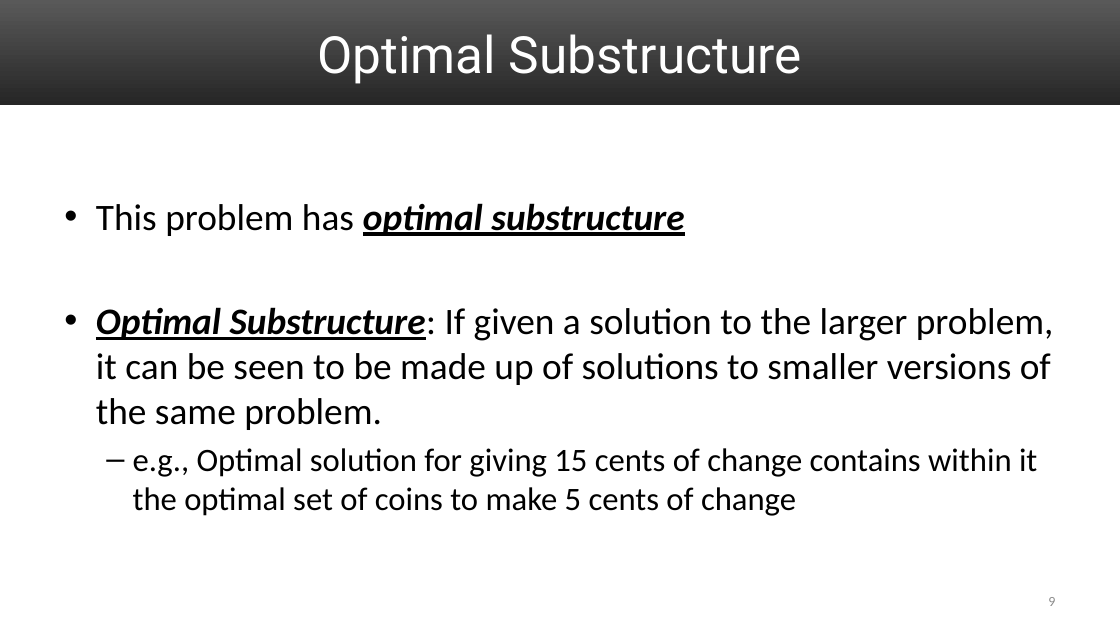
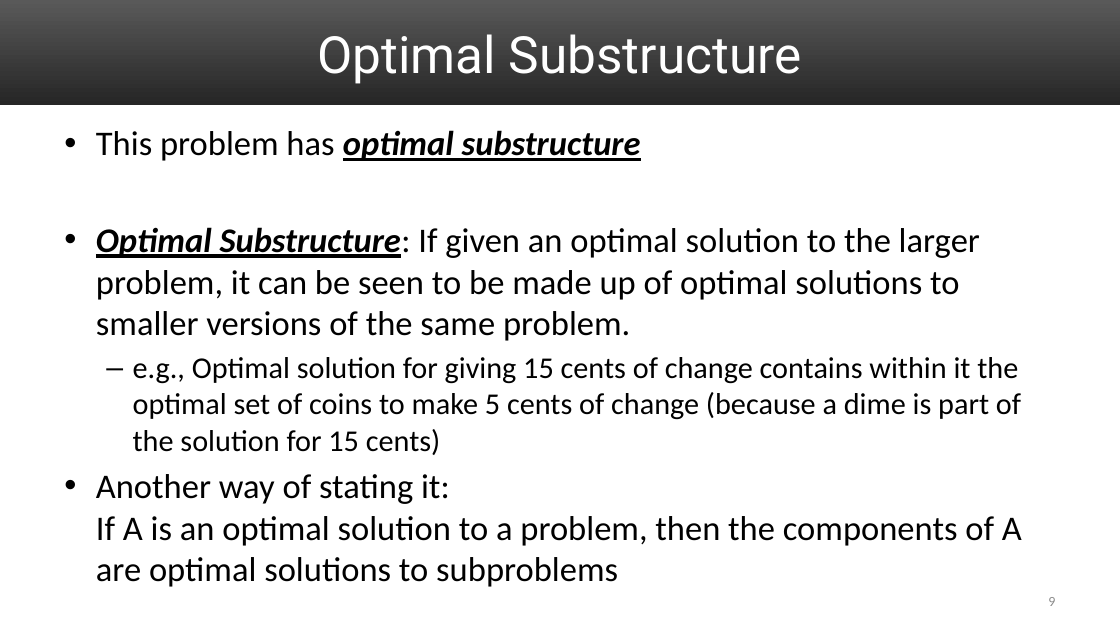
Before and after one commit to uva-cs/cs4102-f21, a slide deck: slide 9 of slides/GreedyAlgorithms_1.pptx. Drawn at 1120x630 pixels with LibreOffice and Linux fonts; fonts in the diff are those of the drawing. Boxes give left, top, right and bottom in pixels: in the first picture for what was removed or moved away, otherwise in the second. Text is boxed around its words. In the diff, an @@ line names an element or a change of style, - is before the commit and + after.

```diff
--- a/slides/GreedyAlgorithms_1.pptx
+++ b/slides/GreedyAlgorithms_1.pptx
@@ text at (96, 130, 641, 161): size 32 to 29.6 pt in "This problem has optimal substructure" @@
@@ text at (96, 227, 1022, 587): text changed; size 32 to 29.6 pt @@
-• Optimal Substructure: If given a solution to the larger problem, it can be seen to be made up of solutions to smaller versions of the same problem.
-  – e.g., Optimal solution for giving 15 cents of change contains within it the optimal set of coins to make 5 cents of change
+• Optimal Substructure: If given an optimal solution to the larger problem, it can be seen to be made up of optimal solutions to smaller versions of the same problem.
+  – e.g., Optimal solution for giving 15 cents of change contains within it the optimal set of coins to make 5 cents of change (because a dime is part of the solution for 15 cents)
+• Another way of stating it:
+  If A is an optimal solution to a problem, then the components of A are optimal solutions to subproblems
```
Also in this commit, not shown: 3 other slides changed, 14 slides added, 4 other files.
